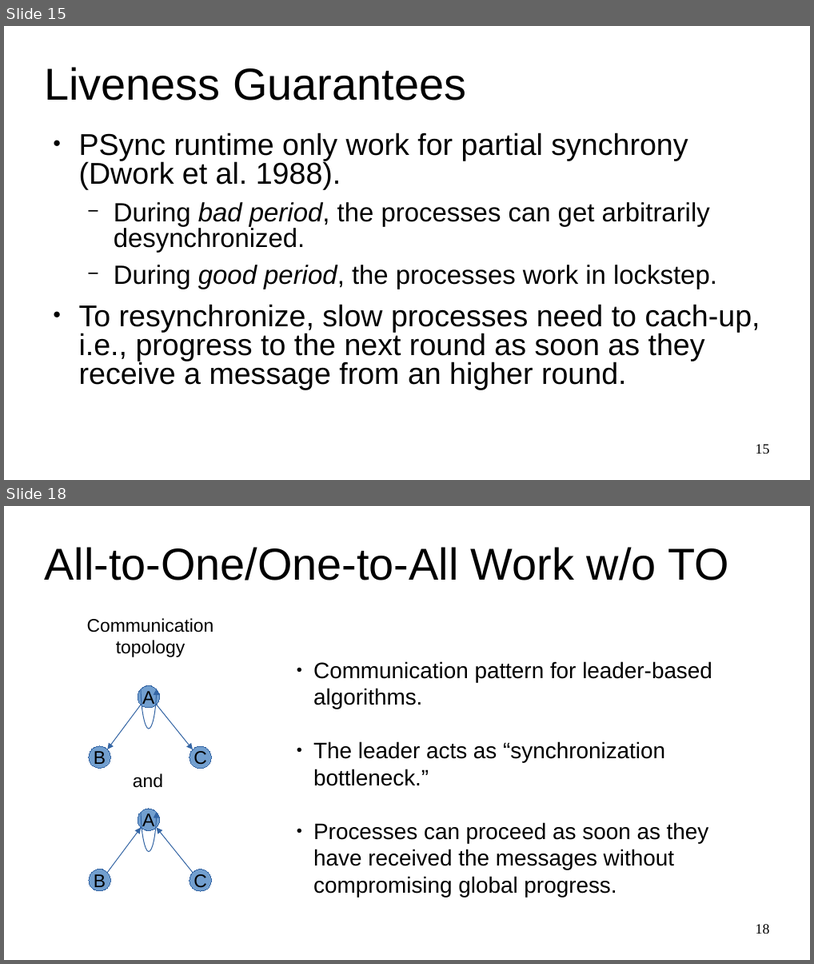
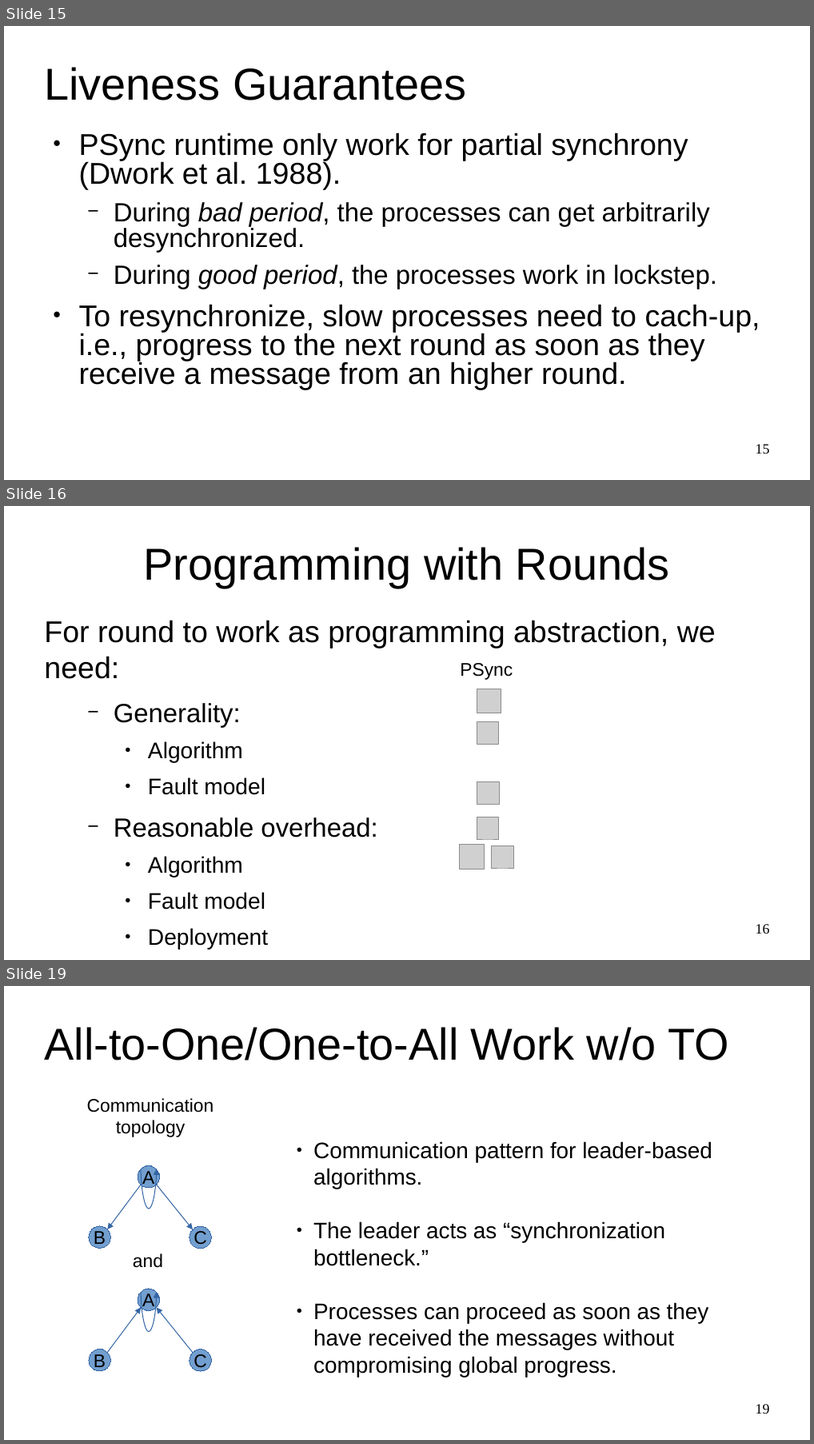
Before and after one commit to dzufferey/presentations, a slide deck: 2020_09_04_FRIDA/presentation.odp. Shown one above the other, each under a label of ours: slides 15 and 18 before the commit, slides 15, 16 and 19 after it; the slides between them are not shown. The pictures are 814x964 and 814x1444 pixels, drawn with LibreOffice and Linux fonts; fonts in the diff are those of the drawing; grey boxes stand for pictures. Boxes give left, top, right and bottom in pixels: in the first picture for what was removed or moved away, otherwise in the second. Text is boxed around its words. In the diff, an @@ line names an element or a change of style, - is before the commit and + after.

```diff
--- a/2020_09_04_FRIDA/presentation.odp
+++ b/2020_09_04_FRIDA/presentation.odp
@@ slide 16 added at (4, 506, 810, 960), background #FFFFFF @@
@@ title added at (143, 547, 670, 588), 44 pt, text #000000 @@
+Programming with Rounds
@@ text added at (44, 620, 716, 948), 22.2 pt, text #000000 @@
+For round to work as programming abstraction, we need:
+  − Generality:
+    ● Algorithm
+    ● Fault model
+  − Reasonable overhead:
+    ● Algorithm
+    ● Fault model
+    ● Deployment
@@ text added at (460, 663, 513, 680), 18 pt, text #000000 @@
+PSync
@@ picture added at (478, 689, 502, 713) @@
@@ picture added at (478, 722, 499, 744) @@
@@ picture added at (478, 782, 499, 804) @@
@@ picture added at (478, 817, 499, 839) @@
@@ picture added at (460, 845, 484, 869) @@
@@ picture added at (492, 845, 514, 868) @@
@@ page number added at (756, 924, 770, 933), 14 pt, text #000000 @@
+16
@@ what was slide 18 is now slide 19 @@
@@ page number at (756, 1404, 770, 1413): text changed @@
-18
+19
```
Also in this commit, not shown: 2 slides changed, 3 other slides added, 3 slides removed, 3 other files.
